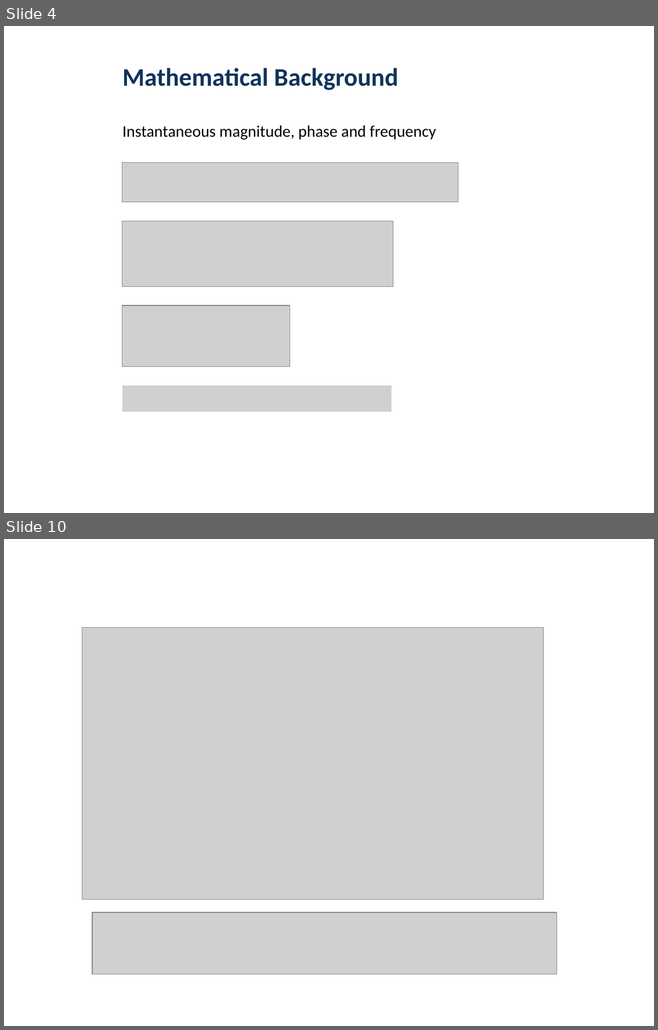
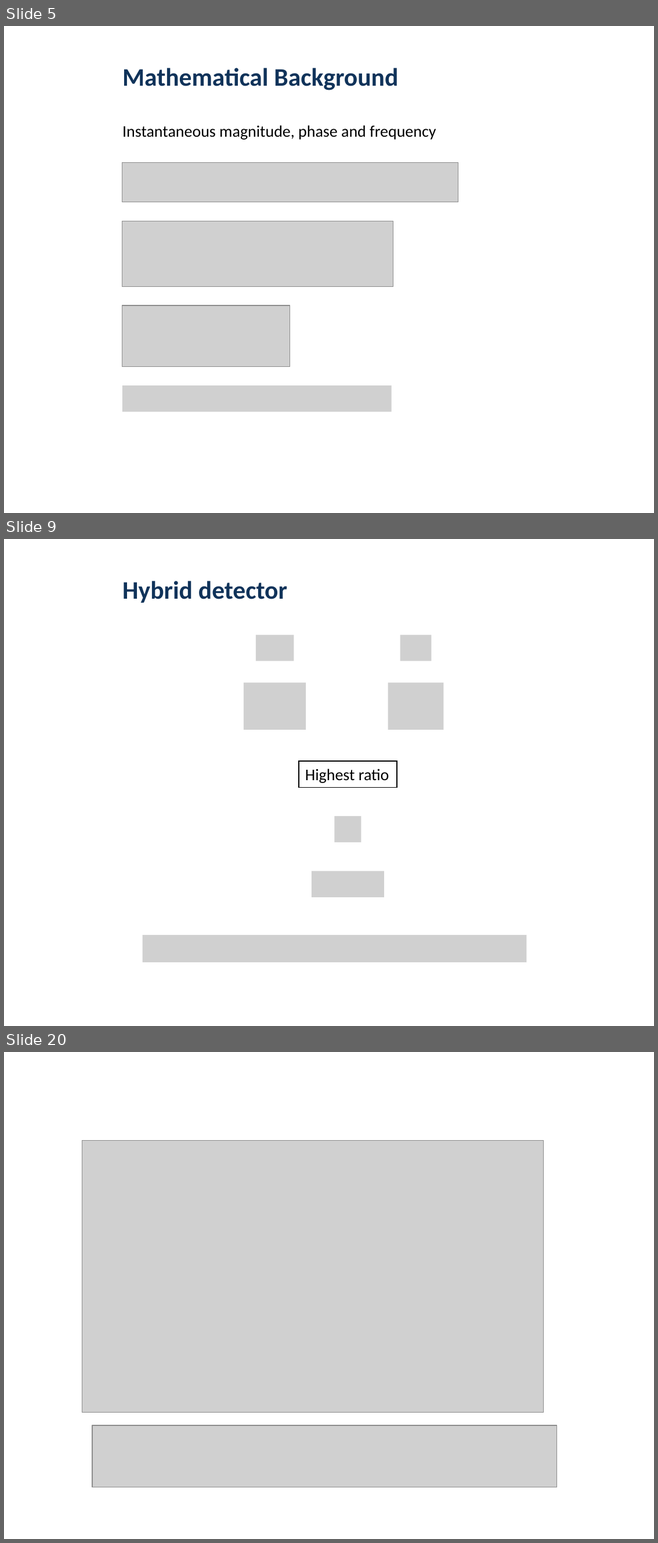
Before and after one commit to mbmartins/MATLABcodes, a slide deck: AMPS2019/AMPS-2019.pptx. Shown one above the other, each under a label of ours: slides 4 and 10 before the commit, slides 5, 9 and 20 after it; the slides between them are not shown. The pictures are 658x1030 and 658x1543 pixels, drawn with LibreOffice and Linux fonts; fonts in the diff are those of the drawing; grey boxes stand for pictures; background and template pictures are left out. Boxes give left, top, right and bottom in pixels: in the first picture for what was removed or moved away, otherwise in the second. Text is boxed around its words. In the diff, an @@ line names an element or a change of style, - is before the commit and + after.

```diff
--- a/AMPS2019/AMPS-2019.pptx
+++ b/AMPS2019/AMPS-2019.pptx
@@ slide 9 added at bbox=[4, 539, 654, 1026], background #FFFFFF @@
@@ text added at bbox=[122, 581, 287, 603], 28 pt, text #10335A, bold @@
+Hybrid detector
@@ picture added at bbox=[255, 635, 294, 661] @@
@@ picture added at bbox=[400, 635, 431, 661] @@
@@ picture added at bbox=[244, 683, 306, 730] @@
@@ picture added at bbox=[388, 683, 443, 730] @@
@@ rectangle added at bbox=[298, 761, 396, 787], fill #FFFFFF, outline #000000 1 pt, 18 pt, text #000000 @@
+Highest ratio
@@ picture added at bbox=[334, 816, 361, 842] @@
@@ picture added at bbox=[311, 871, 384, 897] @@
@@ picture added at bbox=[143, 935, 526, 962] @@
@@ what was slide 4 is now slide 5 @@
@@ what was slide 10 is now slide 20 @@
```
Also in this commit, not shown: 4 slides changed, 10 other slides added, 1 slide removed.
